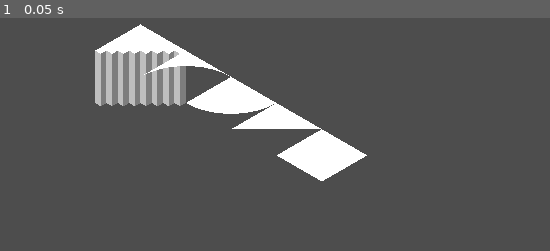
Above: before the commit, frame 1.
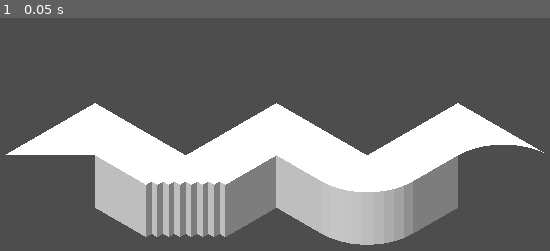
Above: after the commit, the same moment.

Repository: hangmanonbenzene/small_canyon
Game: Godot game, scene res://app/meshes/mesh_test.tscn
The game is run twice, just before and just after one commit, with the same random seed, the same clock (stepped at 60 frames per second) and the same inputs. This scene is started directly instead of the project's main scene.
Inputs:
- Up to frame 1 (0.05 s): no input

The runs differ from the first frame. In frame 1, 35% of the frame differs, in the area x 1-99%, y 2-98%.

Commit message:
more mesh

Diff:
--- a/app/meshes/mesh_test.tscn
+++ b/app/meshes/mesh_test.tscn
@@ -5,43 +5,97 @@
 [ext_resource type="ArrayMesh" uid="uid://c1cbixoey8t1j" path="res://app/meshes/quarter_circle.obj" id="3_5naep"]
 [ext_resource type="ArrayMesh" uid="uid://bi3b055lvwpm5" path="res://app/meshes/quarter_circle_cut.obj" id="4_4jo4u"]
 [ext_resource type="ArrayMesh" uid="uid://gl6s306tan1a" path="res://app/meshes/steps_side.obj" id="5_0lpvv"]
+[ext_resource type="ArrayMesh" uid="uid://t8md3u4wv70i" path="res://app/meshes/quarter_circle_ramp.obj" id="6_753wf"]
 [ext_resource type="Script" uid="uid://b7a3pufhsrshv" path="res://app/main/3d_world/camera_3d.gd" id="7_2nt13"]
 [ext_resource type="ArrayMesh" uid="uid://bkwdxc6odhl7c" path="res://app/meshes/stairs.obj" id="7_753wf"]
 
-[sub_resource type="StandardMaterial3D" id="StandardMaterial3D_2nt13"]
-
-[sub_resource type="StandardMaterial3D" id="StandardMaterial3D_tfipa"]
+[sub_resource type="StandardMaterial3D" id="StandardMaterial3D_753wf"]
 
 [node name="mesh_test" type="Node3D"]
 
 [node name="MeshInstance3D" type="MeshInstance3D" parent="."]
+transform = Transform3D(-4.371139e-08, 1, 0, -1, -4.371139e-08, 0, 0, 0, 1, 1.5, -0.5, -2)
+material_override = SubResource("StandardMaterial3D_753wf")
+mesh = ExtResource("1_rxi85")
+
+[node name="MeshInstance3D9" type="MeshInstance3D" parent="."]
+transform = Transform3D(-4.371139e-08, 1, 0, -1, -4.371139e-08, 0, 0, 0, 1, -0.5, -0.5, 0)
+material_override = SubResource("StandardMaterial3D_753wf")
+mesh = ExtResource("1_rxi85")
+
+[node name="MeshInstance3D10" type="MeshInstance3D" parent="."]
+transform = Transform3D(1.9106855e-15, -4.371139e-08, -1, -1, -4.371139e-08, 0, -4.371139e-08, 1, -4.371139e-08, 0, -0.5, -0.5)
+material_override = SubResource("StandardMaterial3D_753wf")
+mesh = ExtResource("1_rxi85")
+
+[node name="MeshInstance3D11" type="MeshInstance3D" parent="."]
+transform = Transform3D(1.9106855e-15, -4.371139e-08, -1, -1, -4.371139e-08, 0, -4.371139e-08, 1, -4.371139e-08, -2, -0.5, 1.5)
+material_override = SubResource("StandardMaterial3D_753wf")
+mesh = ExtResource("1_rxi85")
+
+[node name="MeshInstance3D8" type="MeshInstance3D" parent="."]
+transform = Transform3D(1, 0, 0, 0, 1, 0, 0, 0, 1, -1, 0, -1)
+material_override = SubResource("StandardMaterial3D_753wf")
+mesh = ExtResource("1_rxi85")
+
+[node name="MeshInstance3D12" type="MeshInstance3D" parent="."]
 transform = Transform3D(1, 0, 0, 0, 1, 0, 0, 0, 1, 0, 0, -1)
-material_override = SubResource("StandardMaterial3D_2nt13")
+material_override = SubResource("StandardMaterial3D_753wf")
+mesh = ExtResource("1_rxi85")
+
+[node name="MeshInstance3D13" type="MeshInstance3D" parent="."]
+transform = Transform3D(1, 0, 0, 0, 1, 0, 0, 0, 1, -1, 0, 0)
+material_override = SubResource("StandardMaterial3D_753wf")
+mesh = ExtResource("1_rxi85")
+
+[node name="MeshInstance3D14" type="MeshInstance3D" parent="."]
+transform = Transform3D(1, 0, 0, 0, 1, 0, 0, 0, 1, -2, 0, 1)
+material_override = SubResource("StandardMaterial3D_753wf")
+mesh = ExtResource("1_rxi85")
+
+[node name="MeshInstance3D15" type="MeshInstance3D" parent="."]
+transform = Transform3D(1, 0, 0, 0, 1, 0, 0, 0, 1, -3, 0, 1)
+material_override = SubResource("StandardMaterial3D_753wf")
+mesh = ExtResource("1_rxi85")
+
+[node name="MeshInstance3D16" type="MeshInstance3D" parent="."]
+transform = Transform3D(1, 0, 0, 0, 1, 0, 0, 0, 1, 1, 0, -2)
+material_override = SubResource("StandardMaterial3D_753wf")
+mesh = ExtResource("1_rxi85")
+
+[node name="MeshInstance3D17" type="MeshInstance3D" parent="."]
+transform = Transform3D(1, 0, 0, 0, 1, 0, 0, 0, 1, 1, 0, -3)
+material_override = SubResource("StandardMaterial3D_753wf")
 mesh = ExtResource("1_rxi85")
 
 [node name="MeshInstance3D2" type="MeshInstance3D" parent="."]
-transform = Transform3D(1, 0, 0, 0, 1, 0, 0, 0, 1, -1, 0, -1)
-material_override = SubResource("StandardMaterial3D_2nt13")
+transform = Transform3D(1, 0, 0, 0, 1, 0, 0, 0, 1, -3, 0, 2)
+material_override = SubResource("StandardMaterial3D_753wf")
 mesh = ExtResource("2_mqt8o")
 
 [node name="MeshInstance3D3" type="MeshInstance3D" parent="."]
-transform = Transform3D(1, 0, 0, 0, 1, 0, 0, 0, 1, -2.5, 0, -1.5)
-material_override = SubResource("StandardMaterial3D_2nt13")
+transform = Transform3D(1, 0, 0, 0, 1, 0, 0, 0, 1, 0.5, 0, -1.5)
+material_override = SubResource("StandardMaterial3D_753wf")
 mesh = ExtResource("3_5naep")
 
+[node name="MeshInstance3D6" type="MeshInstance3D" parent="."]
+transform = Transform3D(1, 0, 0, 0, 1, 0, 0, 0, 1, 0.5, -1, -1.5)
+material_override = SubResource("StandardMaterial3D_753wf")
+mesh = ExtResource("6_753wf")
+
 [node name="MeshInstance3D4" type="MeshInstance3D" parent="."]
-transform = Transform3D(1, 0, 0, 0, 1, 0, 0, 0, 1, -3.5, 0, -1.5)
-material_override = SubResource("StandardMaterial3D_2nt13")
+transform = Transform3D(1, 0, 0, 0, 1, 0, 0, 0, 1, 1.5, 0, -3.5)
+material_override = SubResource("StandardMaterial3D_753wf")
 mesh = ExtResource("4_4jo4u")
 
 [node name="MeshInstance3D5" type="MeshInstance3D" parent="."]
-transform = Transform3D(1, 0, 0, 0, 1, 0, 0, 0, 1, -4, 0, -1)
-material_override = SubResource("StandardMaterial3D_2nt13")
+transform = Transform3D(1, 0, 0, 0, 1, 0, 0, 0, 1, -1, 0, 1)
+material_override = SubResource("StandardMaterial3D_753wf")
 mesh = ExtResource("5_0lpvv")
 
 [node name="MeshInstance3D7" type="MeshInstance3D" parent="."]
-transform = Transform3D(1, 0, 0, 0, 1, 0, 0, 0, 1, -4, -1, -1)
-material_override = SubResource("StandardMaterial3D_tfipa")
+transform = Transform3D(1, 0, 0, 0, 1, 0, 0, 0, 1, -1, -1, 1)
+material_override = SubResource("StandardMaterial3D_753wf")
 mesh = ExtResource("7_753wf")
 skeleton = NodePath("")
 
Not shown, changed: app/meshes/quarter_circle_ramp.obj
